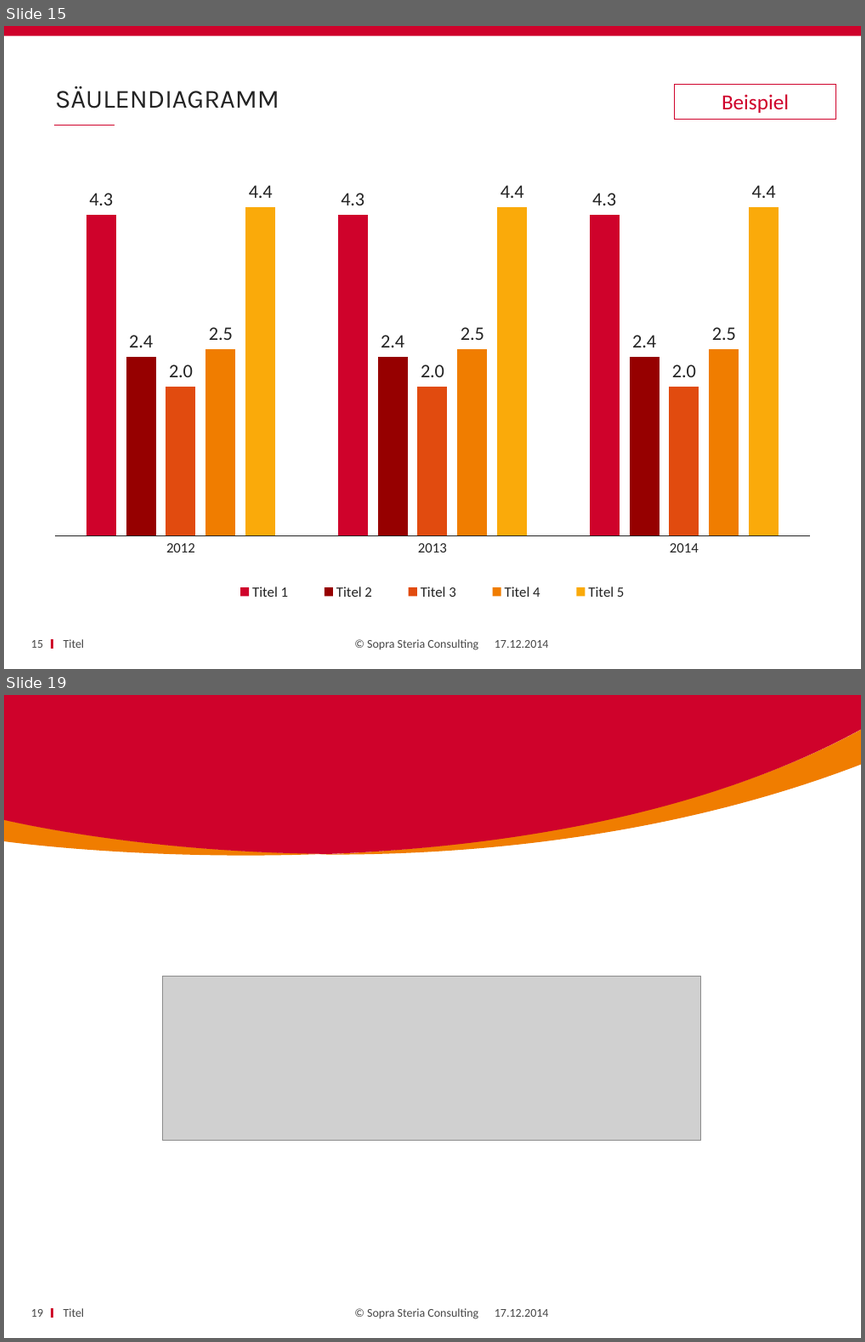
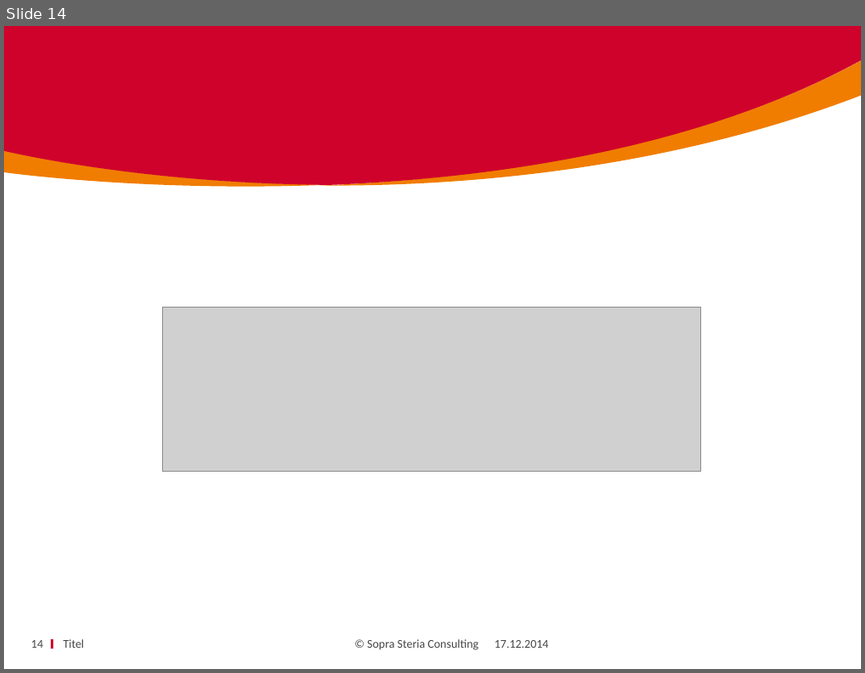
Before and after one commit to amueller0011stad/techupdate, a slide deck: TechUpdate_Status.pptx. Shown one above the other, each under a label of ours: slides 15 and 19 before the commit, slide 14 after it; the slides between them are not shown. The pictures are 865x1342 and 865x673 pixels, drawn with LibreOffice and Linux fonts; fonts in the diff are those of the drawing; grey boxes stand for pictures; background and template pictures are left out. Boxes give left, top, right and bottom in pixels: in the first picture for what was removed or moved away, otherwise in the second. Text is boxed around its words. In the diff, an @@ line names an element or a change of style, - is before the commit and + after.

```diff
--- a/TechUpdate_Status.pptx
+++ b/TechUpdate_Status.pptx
@@ slide 15 removed at box(4, 26, 861, 669), background #FFFFFF; not listed: 4 template elements that a slide beside it also shows @@
@@ title removed at box(55, 86, 279, 108) @@
-SÄULENDIAGRAMM
@@ rectangle removed at box(674, 85, 836, 119) @@
-Beispiel
@@ column chart removed at box(54, 162, 811, 603) @@
-categories: 2012, 2013, 2014
-Titel 1: 4.3, 4.3, 4.3
-Titel 2: 2.4, 2.4, 2.4
-Titel 3: 2, 2, 2
-Titel 4: 2.5, 2.5, 2.5
-Titel 5: 4.4, 4.4, 4.4
@@ page number removed at box(31, 640, 43, 647) @@
-15
@@ text removed at box(64, 639, 85, 647) @@
-Titel
@@ text removed at box(494, 640, 549, 647) @@
-17.12.2014
@@ what was slide 19 is now slide 14 @@
@@ page number at box(31, 640, 43, 647): text changed @@
-19
+14
```
Also in this commit, not shown: 7 slides changed, 6 slides added, 11 other slides removed.
